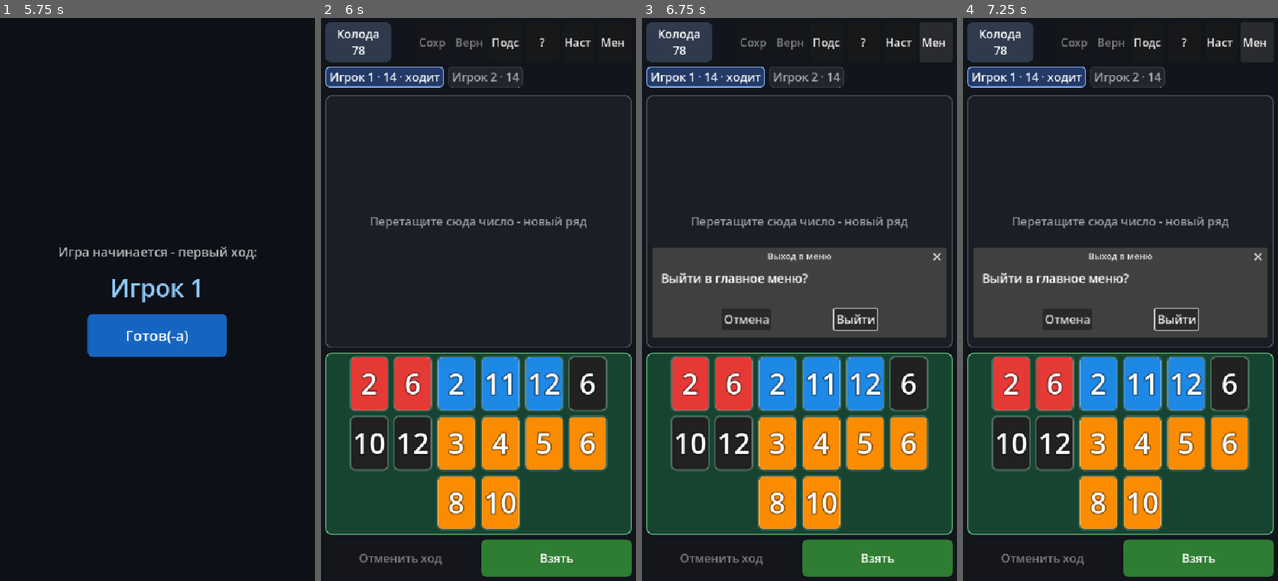
Above: before the commit, frames 1-4 (left to right).
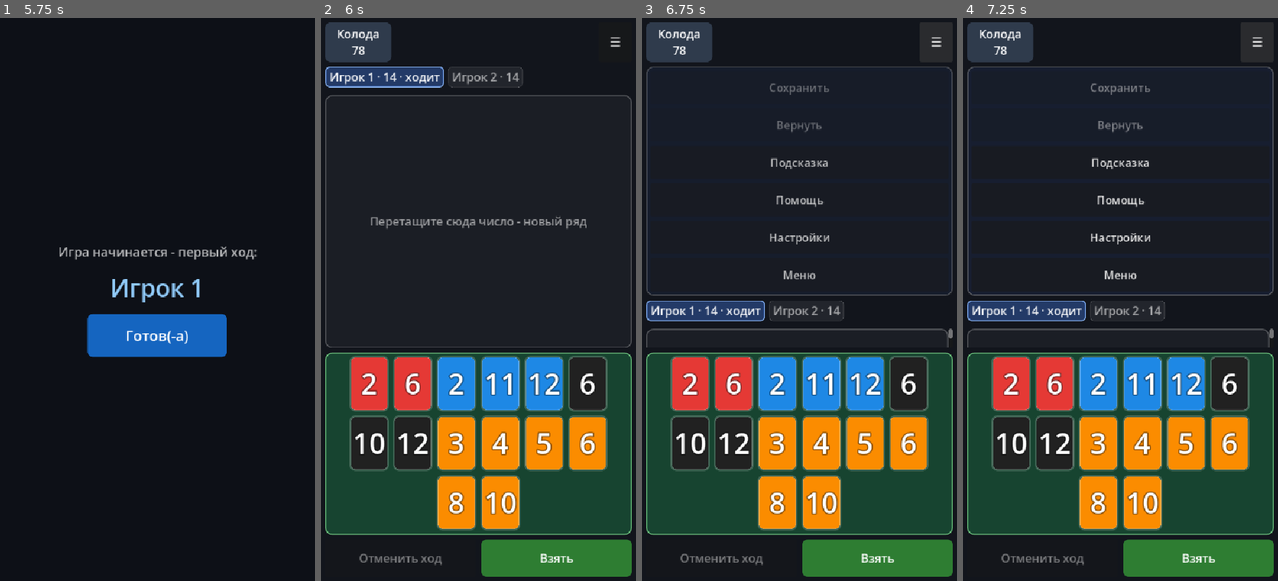
Above: after the commit, the same moments.

Repository: victor-osipov-dev/digital_game
Game: Godot game, scene res://scenes/main_menu.tscn
Two runs of this game, one before a commit and one after it. Both use one fixed random seed, a clock stepped at 60 frames per second and the inputs below.
Inputs (mouse positions are in pixels of both pictures, inside the frame that each line leads up to):
- Up to frame 1 (5.75 s): click "Начать" at 0.5 s; click "Колода 78" at 1.25 s; click (185, 40) at 2 s, where only the run before the commit has a clickable "Подск."; click (292, 40) at 2.75 s, where only the run after the commit has a clickable "☰"; click (220, 40) at 3.5 s, where only the run before the commit has a clickable "?"; click "Взять" at 4.25 s; click (258, 40) at 5 s, where only the run before the commit has a clickable "Настр."
- Up to frame 2 (6 s): click "Готов(-а)" at 5.75 s
- Up to frame 3 (6.75 s): click (934, 40) at 6.5 s, where only the run before the commit has a clickable "Меню"
- Up to frame 4 (7.25 s): no input

Frame 1 is identical in both runs. In frame 2, 0.4% of the frame differs, in the area x 31-97%, y 3-6%; in frame 3, 18%; in frame 4, 18%, in the area x 1-99%, y 3-59%.

Commit message:
Таймер хода: секунды вместо единицы + широкие кнопки
- таймер всегда показывал 1 секунду: в GDScript `or` возвращает bool,
  а не операнд, и int(60 or 0) давал int(true) = 1; теперь null
  обрабатывается явно, дедлайн считается от секунд сервера
- верхние кнопки считают ширину по подписи, а не думают, что все
  по 60 px: на широком экране при гигантском тексте подписи влезают
  целиком, в бургер по-прежнему уезжают на узком
- регрессия: дедлайн 60 с / гашение по null; минимумы и раскладка
  кнопок на широком экране при гигантском тексте

Co-Authored-By: Claude Opus 5 (1M context) <noreply@anthropic.com>

Diff:
--- a/scripts/ui/game.gd
+++ b/scripts/ui/game.gd
@@ -553,6 +553,25 @@
 	return btn
 
 
+## Честная ширина верхней кнопки по её подписи: у кнопок с clip_text
+## движок минимум по тексту не считает, и ряд думал, что все кнопки
+## по 60 px — на гигантском тексте подписи срезались до двух букв,
+## хотя места на широком экране хватало. Пол 60 px оставлен: на мелких
+## шкалах кнопки выглядят как раньше.
+func _top_button_need(btn: Button) -> float:
+	var w := 60.0
+	var font: Font = btn.get_theme_font("font")
+	if font != null:
+		w = maxf(w, font.get_string_size(btn.text, HORIZONTAL_ALIGNMENT_LEFT, -1,
+			btn.get_theme_font_size("font_size")).x)
+	var sb := btn.get_theme_stylebox("normal")
+	if sb != null:
+		w += sb.content_margin_left + sb.content_margin_right
+	else:
+		w += 16.0
+	return w
+
+
 ## Верхние кнопки либо стоят в один ряд, либо уезжают в бургер: считать
 ## надо по минимальной ширине, иначе при гигантском тексте ряд либо
 ## разъезжается на две линии, либо уезжает за правый край.
@@ -565,11 +584,16 @@
 	var have := maxf(get_viewport_rect().size.x - 20.0, 200.0)
 	var need := deck_button.get_combined_minimum_size().x
 	for btn in _top_action_buttons:
-		need += 6.0 + (btn as Button).get_combined_minimum_size().x
+		need += 6.0 + _top_button_need(btn as Button)
 	var collapse := need > have
 	for btn in _top_action_buttons:
+		var b := btn as Button
 		var key := "full_text" if collapse else "short_text"
-		(btn as Button).text = String((btn as Button).get_meta(key))
+		b.text = String(b.get_meta(key))
+		var cur := b.custom_minimum_size
+		# В строке — ширина по подписи, чтобы текст влезал целиком;
+		# в бургере кнопки лежат столбиком на всю ширину, минимум малый.
+		b.custom_minimum_size = Vector2(60.0 if collapse else _top_button_need(b), cur.y)
 	var target: Control = _burger_box if collapse else _top_actions
 	for btn in _top_action_buttons:
 		if (btn as Button).get_parent() != target:
@@ -1168,7 +1192,11 @@
 	# Отсчёт сервера. Пришло null (пауза/ожидание/конец) — дедлайн гаснет
 	# сам. Ключ при этом может быть и в словаре, но с null: views.js отдаёт
 	# turnLeft: null, а не пропускает ключ, поэтому int(null) падал бы.
-	var turn_left := int(view.get("turnLeft", 0) or 0)
+	# ВНИМАНИЕ: через `or` здесь нельзя — в GDScript `or` возвращает bool,
+	# а не операнд (как в Python): int(60 or 0) давал int(true) = 1, и
+	# таймер всегда показывал одну секунду.
+	var turn_raw = view.get("turnLeft", 0)
+	var turn_left := int(turn_raw) if turn_raw != null else 0
 	_turn_deadline_ms = (Time.get_ticks_msec() + turn_left * 1000) if turn_left > 0 else 0
 	var prev := state
 	state = ViewBuilder.build(view)
--- a/tests/check_scene.gd
+++ b/tests/check_scene.gd
@@ -115,6 +115,7 @@
 	_hand_panel_checks()
 	_flow_center_checks()
 	await _burger_checks()
+	await _topbar_width_checks()
 	inst.free()
 	inst = null
 	if fails == 0:
@@ -206,6 +207,40 @@
 	check(not (panel as Control).visible, "burger panel hidden after close")
 	settings.text_scale = saved_scale
 	inst.call("_rebuild_ui")
+	for i in range(4):
+		await process_frame
+	root.size = saved_size
+
+
+func _topbar_width_checks() -> void:
+	# Широкий экран + гигантский текст: ряд НЕ схлопывается, и каждая
+	# кнопка влезает целиком. Ловили вживую: «Сохр./Вернуть/Подск.»
+	# показывали по две буквы — минимум кнопок с clip_text не считал
+	# текст, и ряд думал, что все кнопки по 60 px.
+	var saved_scale: int = settings.text_scale
+	settings.text_scale = 3
+	root.size = Vector2i(1152, 1024)
 	for i in range(3):
 		await process_frame
-	root.size = saved_size
+	inst.call("_sync_top_bar")
+	for i in range(2):
+		await process_frame
+	check(not bool(inst.get("_top_collapsed")), "giant text on wide screen keeps buttons inline")
+	for b in (inst.get("_top_action_buttons") as Array):
+		var btn := b as Button
+		var font: Font = btn.get_theme_font("font")
+		var want := 0.0
+		if font != null:
+			want = font.get_string_size(btn.text, HORIZONTAL_ALIGNMENT_LEFT, -1,
+				btn.get_theme_font_size("font_size")).x
+		check(btn.get_combined_minimum_size().x + 1.0 >= want,
+			"button «%s» minimum fits text (min %.0f, need %.0f)"
+				% [btn.text, btn.get_combined_minimum_size().x, want])
+		check(btn.size.x + 1.0 >= want,
+			"button «%s» laid out wide enough (%.0f vs %.0f)"
+				% [btn.text, btn.size.x, want])
+	settings.text_scale = saved_scale
+	root.size = Vector2i(576, 1024)
+	inst.call("_sync_top_bar")
+	for i in range(2):
+		await process_frame
--- a/tests/test_draft.gd
+++ b/tests/test_draft.gd
@@ -97,6 +97,7 @@
 	test_expiry()
 	test_invariant()
 	test_author_turn_survives_state()
+	test_turn_deadline()
 	test_committed_last_turn_opaque()
 	await test_commit_flies_in()
 	await test_draft_tile_flies_live()
@@ -243,6 +244,26 @@
 
 
 # --------------------------------------------------- принятый ход и прилёты
+
+## Отсчёт хода: секунды сервера, а не единица. Ловили вживую: `or`
+## в GDScript возвращает bool, и int(60 or 0) давал int(true) = 1 —
+## таймер всегда показывал одну секунду и гас.
+func test_turn_deadline() -> void:
+	section("отсчёт хода: секунды сервера")
+	var saved_online: bool = game._online
+	game._online = true
+	var v: Dictionary = view.duplicate(true)
+	v["turnLeft"] = 60
+	var before := Time.get_ticks_msec()
+	game._on_state_received(v, 0.0, false, false)
+	var span: int = int(game._turn_deadline_ms) - before
+	ok("дедлайн на 60 с вперёд", span >= 59000 and span <= 60100,
+		"через %d мс" % span)
+	var v0: Dictionary = view.duplicate(true)
+	v0["turnLeft"] = null
+	game._on_state_received(v0, 0.0, false, false)
+	ok("null гасит дедлайн", int(game._turn_deadline_ms) == 0)
+	game._online = saved_online
 
 ## Фикстура везёт lastTurn [66,68,69] прямо на столе: это принятый
 ## прошлый ход, и он обязан быть обычным (только зелёная рамка),
